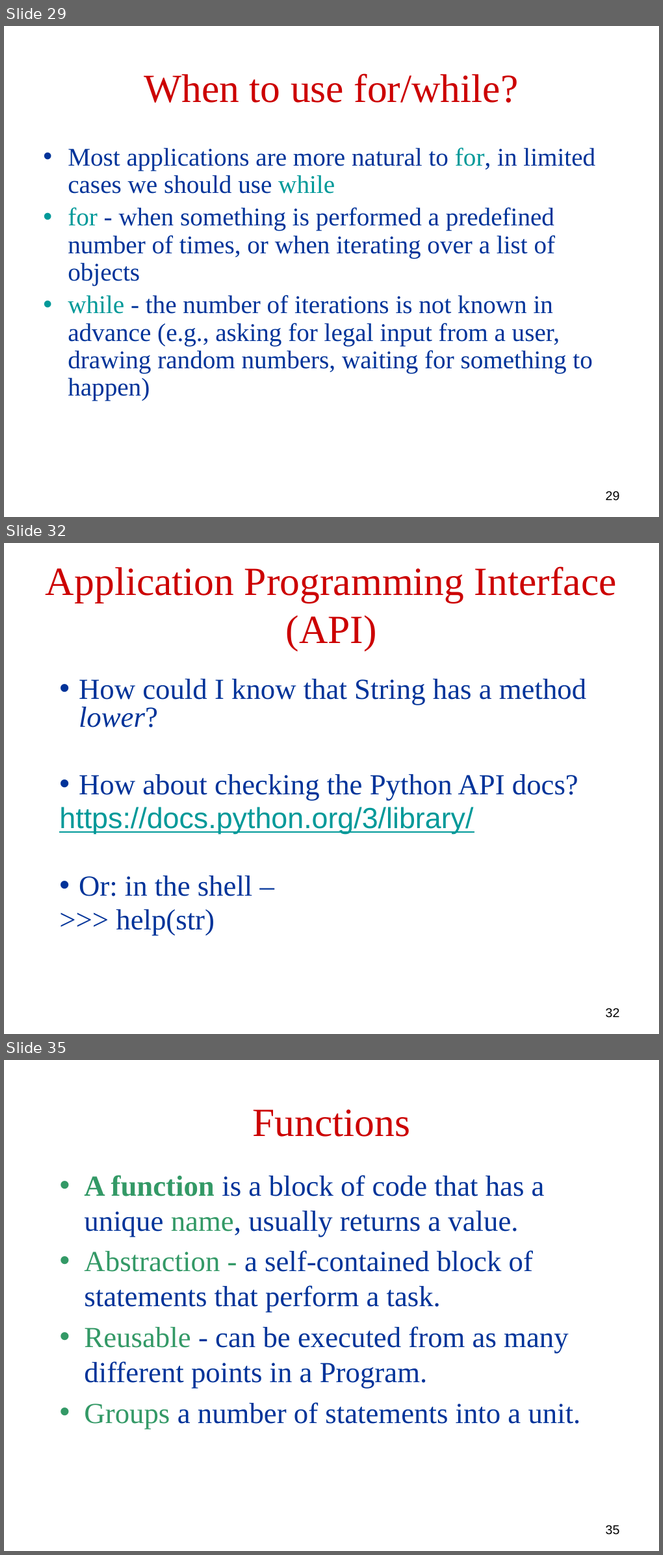
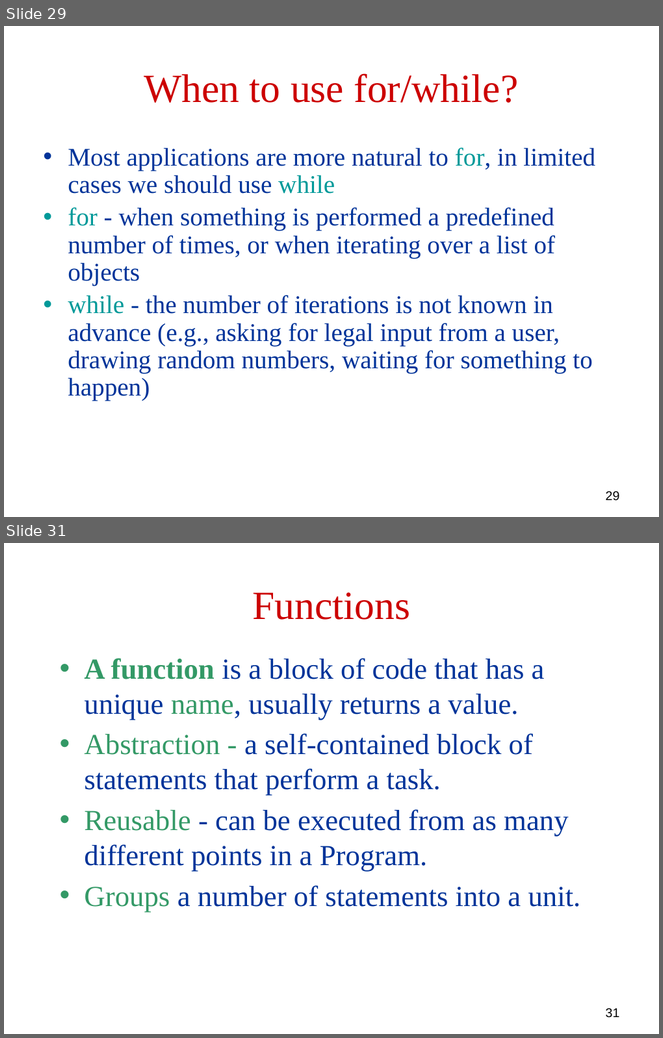
Before and after one commit to robintux/gip, a slide deck: Sessions/2/gip2.pptx. Shown one above the other, each under a label of ours: slides 29, 32 and 35 before the commit, slides 29 and 31 after it; the slides between them are not shown. The pictures are 663x1555 and 663x1038 pixels, drawn with LibreOffice and Linux fonts; fonts in the diff are those of the drawing. Boxes give left, top, right and bottom in pixels: in the first picture for what was removed or moved away, otherwise in the second. Text is boxed around its words. In the diff, an @@ line names an element or a change of style, - is before the commit and + after.

```diff
--- a/Sessions/2/gip2.pptx
+++ b/Sessions/2/gip2.pptx
@@ slide 32 removed at bbox=[4, 543, 659, 1034], background #FFFFFF @@
@@ text removed at bbox=[46, 566, 617, 651] @@
-Application Programming Interface (API)
@@ text removed at bbox=[59, 679, 586, 936] @@
-• How could I know that String has a method lower?
-• How about checking the Python API docs?
-https://docs.python.org/3/library/
-• Or: in the shell –
->>> help(str)
@@ page number removed at bbox=[606, 1008, 620, 1018] @@
-32
@@ what was slide 35 is now slide 31 @@
@@ page number at bbox=[606, 1008, 620, 1018]: text changed @@
-35
+31
```
Also in this commit, not shown: 12 slides changed, 3 other slides removed.
